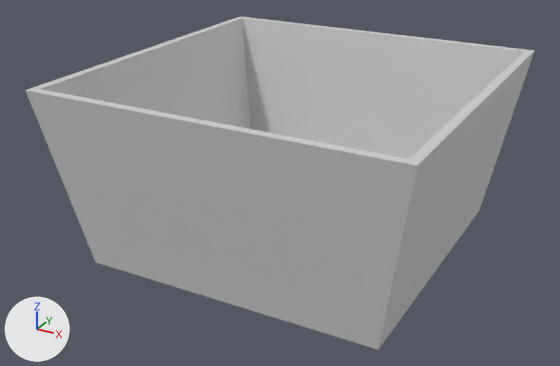
What one commit did to the COLLADA model Unity/Assets/Models/Room1.dae.
Before and after are seen from a 50 mm lens placed at (9.23, -18.0, 10.53), pointed at (-0.37, -0.55, 1.81). Every picture has the same lights, and +X, +Y and +Z are marked at lower left.
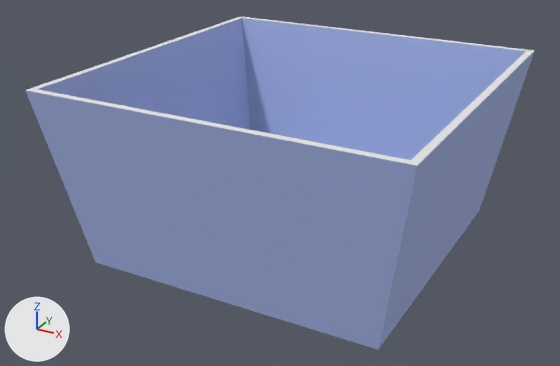
Boxes [x1, y1, x2, y2] around the edits, measured in the pictures (560 x 366 px; the box of a moved part takes in the faces that stretch with it):
part 1 of me_cube, moved or reshaped
    before: [41, 18, 524, 159]
    after: [38, 18, 526, 160]
part 2 of me_cube, recoloured (grey to blue)
    both: [25, 52, 534, 350]
part 3 of me_cube, recoloured (grey to white)
    both: [27, 16, 535, 165]

The change, as a diff of the scene's bpy script:
```diff
--- a/Unity/Assets/Models/Room1.dae.py
+++ b/Unity/Assets/Models/Room1.dae.py
@@ mat_walltop @@
+mat_walltop = principled_material('WallTop')
+mat_walltop.base_color = (0.8, 0.8, 0.8)  # white #e7e7e7
+mat_walltop.roughness = 0.9
@@ mat_wall @@
+mat_wall = principled_material('Wall')
+mat_wall.base_color = (0.378, 0.467, 0.8)  # blue #a5b6e7
+mat_wall.roughness = 0.9
@@ me_cube @@
 me_cube.from_pydata(...)  # 16 vertices, 28 faces; spans x -5.0..5.0, y -5.0..5.0, z 0.02..5.0
 # used by ob_cube; location = (0.0, 0.0, 0.0)
 # verts and faces of me_cube; kept vertices keep their numbers, new ones are numbered from 16
 # before: 8 (4.76, 4.76, 5.0) at pixel (524, 51), 9 (4.76, -4.76, 5.0) at pixel (409, 159), 10 (-4.76, -4.76, 5.0) at pixel (39, 89), 11 (-4.76, 4.76, 5.0) at pixel (242, 18), 12 (3.94, 3.94, 0.19)
 # before: 13 (3.94, -3.94, 0.19), 14 (-3.94, -3.94, 0.19), 15 (-3.94, 3.94, 0.19)
+# me_cube part 1
+delete_faces([(10, 14, 11), (9, 13, 10), (11, 15, 12), (11, 14, 15), (10, 13, 14), (8, 11, 12)])
+verts[8] = (4.8, 4.8, 5.0)  # moved, pixel (526, 51)
+verts[9] = (4.8, -4.8, 5.0)  # moved, pixel (410, 160)
+verts[10] = (-4.8, -4.8, 5.0)  # moved, pixel (37, 89)
+verts[11] = (-4.8, 4.8, 5.0)  # moved, pixel (242, 18)
+faces += [(10, 14, 15), (9, 13, 14), (8, 11, 15), (10, 15, 11), (9, 14, 10), (8, 15, 12)]  # mat_wall (blue #a5b6e7)
+# me_cube part 2: 14 faces spanning x -5.0..5.0, y -5.0..5.0, z 0.02..5.0 switch from mat_material (light grey #d1d1d1) to mat_wall (blue #a5b6e7)
+# me_cube part 3: 8 faces spanning x -5.0..5.0, y -5.0..5.0, z 5.0 switch from mat_material (light grey #d1d1d1) to mat_walltop (white #e7e7e7)
```
